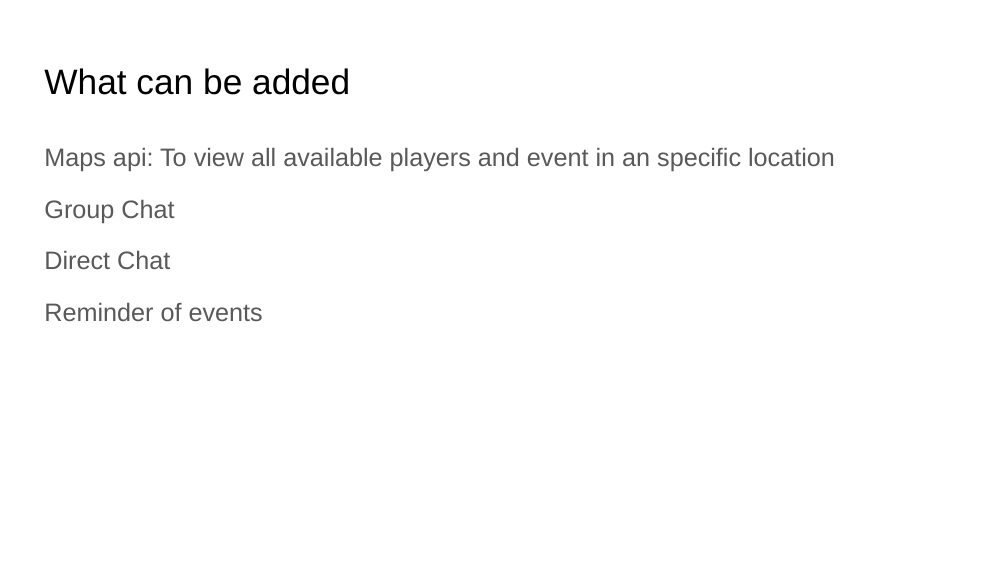
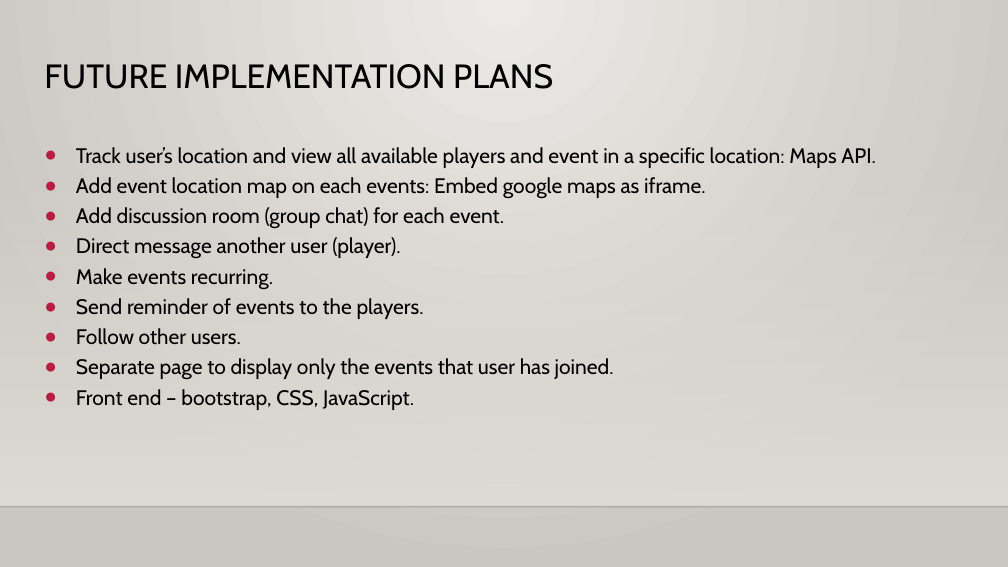
Before and after one commit to yuvrajsubedi59/seniorSeminarProject, a slide deck: slide 6 of Sportiasts.pptx. Drawn at 1008x567 pixels with LibreOffice and Linux fonts; fonts in the diff are those of the drawing; background and template pictures are left out. Boxes give left, top, right and bottom in pixels: in the first picture for what was removed or moved away, otherwise in the second. Text is boxed around its words. In the diff, an @@ line names an element or a change of style, - is before the commit and + after.

```diff
--- a/Sportiasts.pptx
+++ b/Sportiasts.pptx
@@ background #FFFFFF to gradient #ECEAE7 to #CAC7C1 @@
@@ title at box(44, 64, 553, 89): text changed; size 25.2 to 24 pt; font Arial to Cabin @@
-What can be added
+FUTURE IMPLEMENTATION PLANS
@@ text at box(76, 147, 876, 410): text changed; size 18 to 15 pt; font Arial to Cabin; text colour #595959 to #000000 @@
-Maps api: To view all available players and event in an specific location
-Group Chat
-Direct Chat
-Reminder of events
+● Track user’s location and view all available players and event in a specific location: Maps API.
+● Add event location map on each events: Embed google maps as iframe.
+● Add discussion room (group chat) for each event.
+● Direct message another user (player).
+● Make events recurring.
+● Send reminder of events to the players.
+● Follow other users.
+● Separate page to display only the events that user has joined.
+● Front end – bootstrap, CSS, JavaScript.
@@ rectangle added at box(0, 167, 1008, 507), fill gradient #DFDBD5 @@
@@ line added from (0, 507) to (1008, 507), #000001 1 pt @@
```
Also in this commit, not shown: 2 other slides changed, 4 slides added, 3 slides removed.
